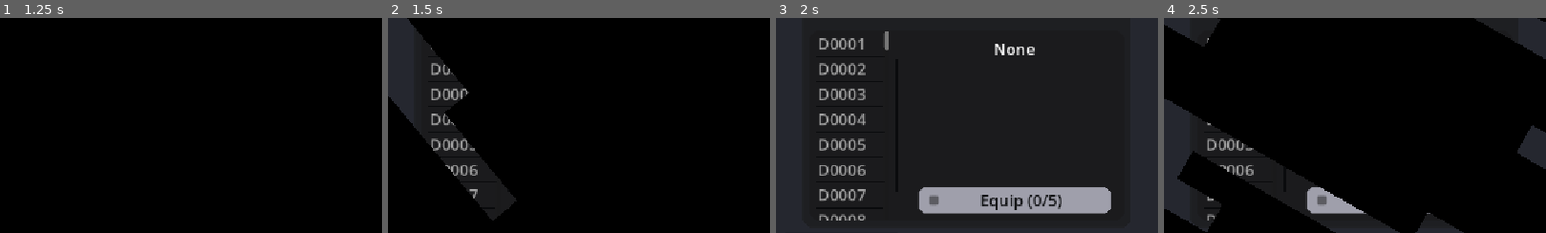
Above: before the commit, frames 1-4 (left to right).
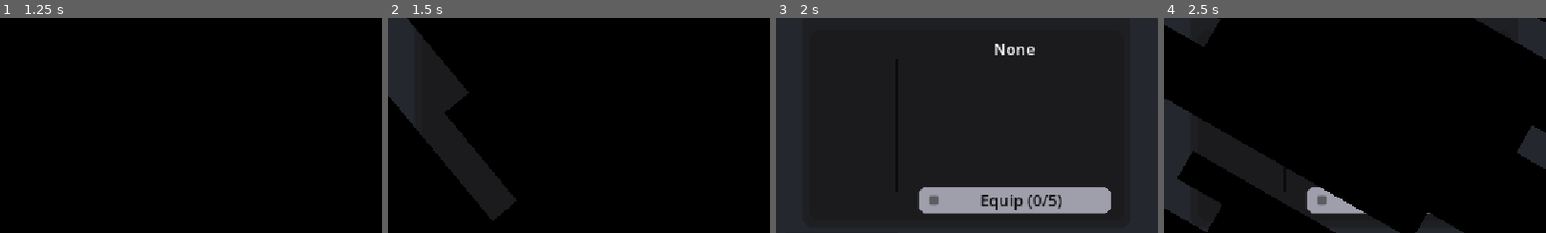
Above: after the commit, the same moments.

Repository: ProgrammerOnCoffee/operation-daemon
Game: Godot game, scene res://scenes/main.tscn
Two runs of this game, one before a commit and one after it. Both use one fixed random seed, a clock stepped at 60 frames per second and the inputs below. Sound files missing from this copy of the repository are replaced by a short silence.
Inputs:
- Up to frame 1 (1.25 s): click "START" at 0.5 s
- Up to frame 2 (1.5 s): click "START" at 1.25 s
- Up to frame 3 (2 s): no input
- Up to frame 4 (2.5 s): click "BEGIN EXPEDITION" at 2 s
The pictures show only the part of the screen within x 0-50%, y 45-95%; the shares and areas given below are measured in that part.

Frame 1 is identical in both runs. In frame 2, 1.2% of the frame differs, in the area x 11-24%, y 13-84%; in frame 3, 3.1%, in the area x 11-30%, y 6-95%; in frame 4, 0.7%.
Error before the commit: Invalid access to property or key 'button_pressed_player' on a base object of type 'Nil'. (res://scripts/laboratory.gd:204)
Error after the commit: Invalid access to property or key 'button_pressed_player' on a base object of type 'Nil'. (res://scripts/laboratory.gd:201)

Commit message:
Daemon Analysis
Getting hit by an enemy now starts research on their daemons. Also fixed a bug w/ the random enemy generation.

Diff:
--- a/scenes/main.tscn
+++ b/scenes/main.tscn
@@ -1043,6 +1043,7 @@
 libraries/ = SubResource("AnimationLibrary_o6xl0")
 
 [node name="ToastDisplay" type="MarginContainer" parent="UILayer/UI" unique_id=1562524463]
+z_index = 1
 layout_mode = 1
 anchors_preset = 15
 anchor_right = 1.0
--- a/scripts/combat_handler.gd
+++ b/scripts/combat_handler.gd
@@ -139,6 +139,8 @@
 
 ## Ends the current fight and displays a win/lose screen.
 func end_fight() -> void:
+	Global.attempt_discovery()
+
 	if player.health:
 		$EndScreen/MarginContainer/VBoxContainer/Status.text = "Success"
 		$EndScreen/MarginContainer/VBoxContainer/Continue.text = "Return To Map"
--- a/scripts/enemy.gd
+++ b/scripts/enemy.gd
@@ -73,6 +73,8 @@
 			inflict_effects(combat_handler.player, Module.SLOT.NONE) # Enemy Modules don't have slots.
 			# Apply pre-attack effects.
 			apply_self_effects(Effect.ApplyType.BEFORE_ATTACK)
+			# The player analyzing any daemons it's hit w/.
+			Global.research_group(daemons)
 			# Do the actual damage.
 			combat_handler.player.take_damage(damage_dealing, value < 0.9 or player.is_defending)
 			# Recognize the real damage dealt post-effects.
--- a/scripts/global.gd
+++ b/scripts/global.gd
@@ -57,9 +57,12 @@
 	if not daemon_research.has(daemon):
 		daemon_research[daemon] = 0
 
-	# Not the first time, add to the value.
+	# Add to the research value.
 	daemon_research[daemon] += amount
+
 	return true
+
+func research_group(daemons:Array[Daemon], amount := 0.05) -> void: for daemon in daemons: research(daemon, amount)
 
 ## Research all the currently-being-researched daemons by some amount.
 ## This should happen at the end of each Act, followed by attempt_discovery.
@@ -71,6 +74,8 @@
 
 ## Attempt to discover all daemons currently being researched.
 func attempt_discovery() -> void:
+
+	print("ATTEMPT DISCOVERY -> ")
 
 	for daemon in daemon_research:
 		# If the chance is passed, this daemon gets successfully researched.
--- a/scripts/laboratory.gd
+++ b/scripts/laboratory.gd
@@ -38,10 +38,6 @@
 
 	tab_bar.tab_selected.connect(func(index:int): goal_scroll_position = index * 496)
 
-	# Debug daemons.
-	for i in 100:
-		Global.daemons_discovered += [Global.get_random_daemon(7)]
-
 	_update_discovered_list()
 
 	$HBoxContainer/PanelContainer/MarginContainer/Button.pressed.connect(func():
@@ -54,6 +50,7 @@
 	logbook_tabs.tab_selected.connect(_on_log_selected)
 	_on_log_selected(0)
 	Global.act_completed.connect(_unlock_log)
+	Global.daemon_discovered.connect(_update_discovered_list)
 
 func _process(delta: float) -> void:
 	scroll_container.scroll_horizontal = move_toward(scroll_container.scroll_horizontal, goal_scroll_position, 493 * (delta / 0.1)) # Move 493px in 0.1s
@@ -82,7 +79,7 @@
 	logbook_content.material = null if logs_unlocked > index else obscuring_material
 	logbook_overlay.visible =! logs_unlocked > index
 
-func _update_discovered_list() -> void:
+func _update_discovered_list(..._args:Array) -> void:
 
 	# Clear existing lists
 	injector_item_list.clear()
--- a/scripts/map.gd
+++ b/scripts/map.gd
@@ -41,19 +41,23 @@
 		combat_handler.enemies.append(entity)
 
 		# Give enemy modules and daemons
-		for i in randi_range(Global.ACT_MODULES[Global.act * 2 - 2], Global.ACT_MODULES[Global.act * 2 - 1]):
+		var range_index := Vector2(
+			2 * Global.act, (2 * Global.act) + 1
+		)
+		print(range_index)
+		for i in randi_range(Global.ACT_MODULES[range_index.x], Global.ACT_MODULES[range_index.y]):
 			var effects: Array[Effect]
-			for j in randi_range(Global.ACT_EFFECTS[Global.act * 2 - 2], Global.ACT_EFFECTS[Global.act * 2 - 1]):
+			for j in randi_range(Global.ACT_EFFECTS[range_index.x], Global.ACT_EFFECTS[range_index.y]):
 				var effect := Effect.all_effects.values().pick_random().new() as Effect
 				effects.append(effect)
 			entity.modules.append(Module.new(effects))
-		for k in randi_range(Global.ACT_DAEMONS[Global.act * 2 - 2], Global.ACT_DAEMONS[Global.act * 2 - 1]):
+		for k in randi_range(Global.ACT_DAEMONS[range_index.x], Global.ACT_DAEMONS[range_index.y]):
 			var modifiers: Array[Modifier]
 			# TODO distinguish between positive and negative modifiers
-			for l in randi_range(Global.ACT_POS_MODIFIERS[Global.act * 2 - 2], Global.ACT_POS_MODIFIERS[Global.act * 2 - 1]):
+			for l in randi_range(Global.ACT_POS_MODIFIERS[range_index.x], Global.ACT_POS_MODIFIERS[range_index.y]):
 				var modifier := Modifier.all_modifiers.values().pick_random().new() as Modifier
 				modifiers.append(modifier)
-			for m in randi_range(Global.ACT_NEG_MODIFIERS[Global.act * 2 - 2], Global.ACT_NEG_MODIFIERS[Global.act * 2 - 1]):
+			for m in randi_range(Global.ACT_NEG_MODIFIERS[range_index.x], Global.ACT_NEG_MODIFIERS[range_index.y]):
 				var modifier := Modifier.all_modifiers.values().pick_random().new() as Modifier
 				modifiers.append(modifier)
 			entity.daemons.append(Daemon.new(modifiers))
